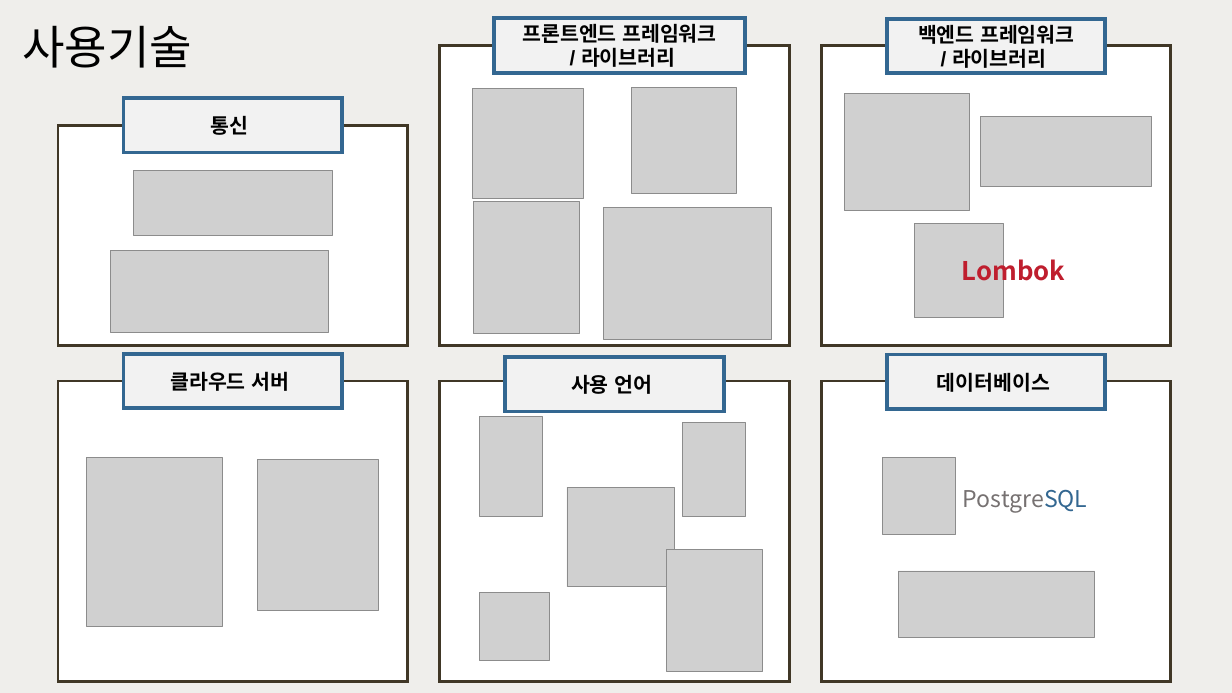
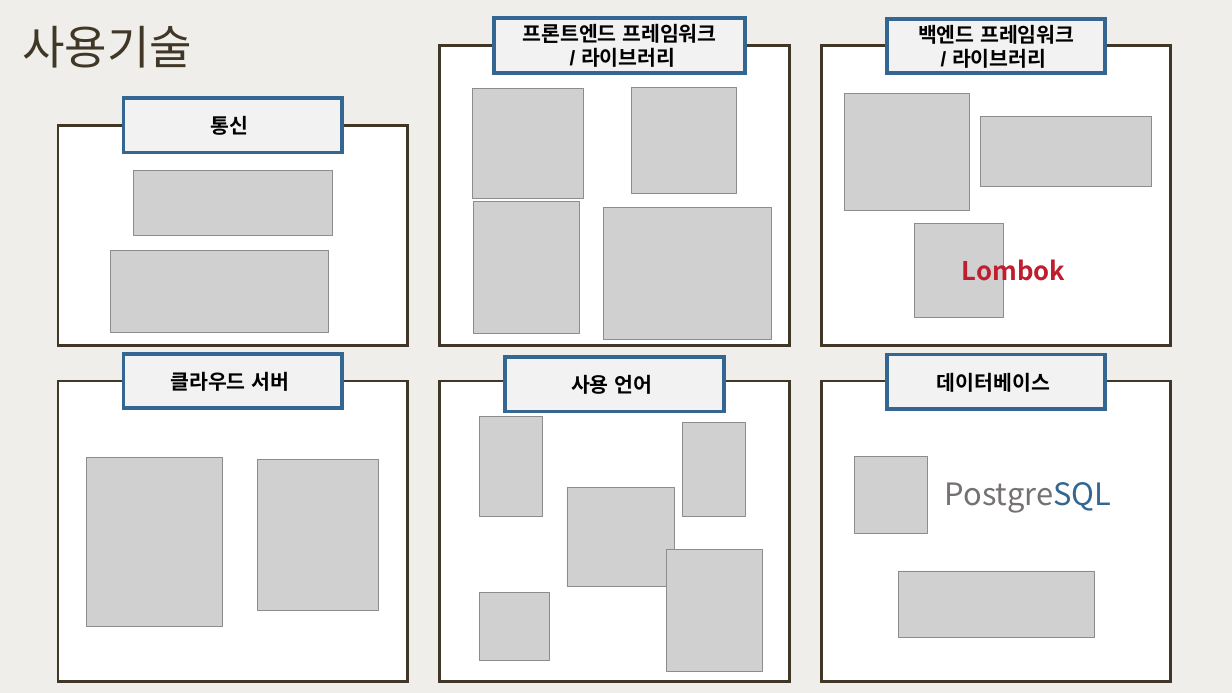
Before and after one commit to happyjane210/GIT2021-working, a slide deck: slide 12 of 9-project/1. 프로젝트 기획/주간 커-피 (초안).pptx (slide 3 before the commit). Drawn at 1232x693 pixels with LibreOffice and Linux fonts; fonts in the diff are those of the drawing; grey boxes stand for pictures. Boxes give left, top, right and bottom in pixels: in the first picture for what was removed or moved away, otherwise in the second. Text is boxed around its words. In the diff, an @@ line names an element or a change of style, - is before the commit and + after.

```diff
--- a/9-project/1. 프로젝트 기획/주간 커-피 (초안).pptx
+++ b/9-project/1. 프로젝트 기획/주간 커-피 (초안).pptx
@@ title "사용기술" at (22,25,192,68): text colour #000000 to #403726 @@
@@ picture: place and size @@
-picture at (883,457,956,535)
+picture at (854,457,927,534)
@@ text "PostgreSQL": place and size @@
-text "PostgreSQL" at (963,489,1088,513)
+text "PostgreSQL" at (945,482,1111,513)
@@ text "PostgreSQL" at (945,482,1111,513): size 18 to 24 pt @@
```
Also in this commit, not shown: 5 other slides changed, 8 slides added, 1 slide removed.
